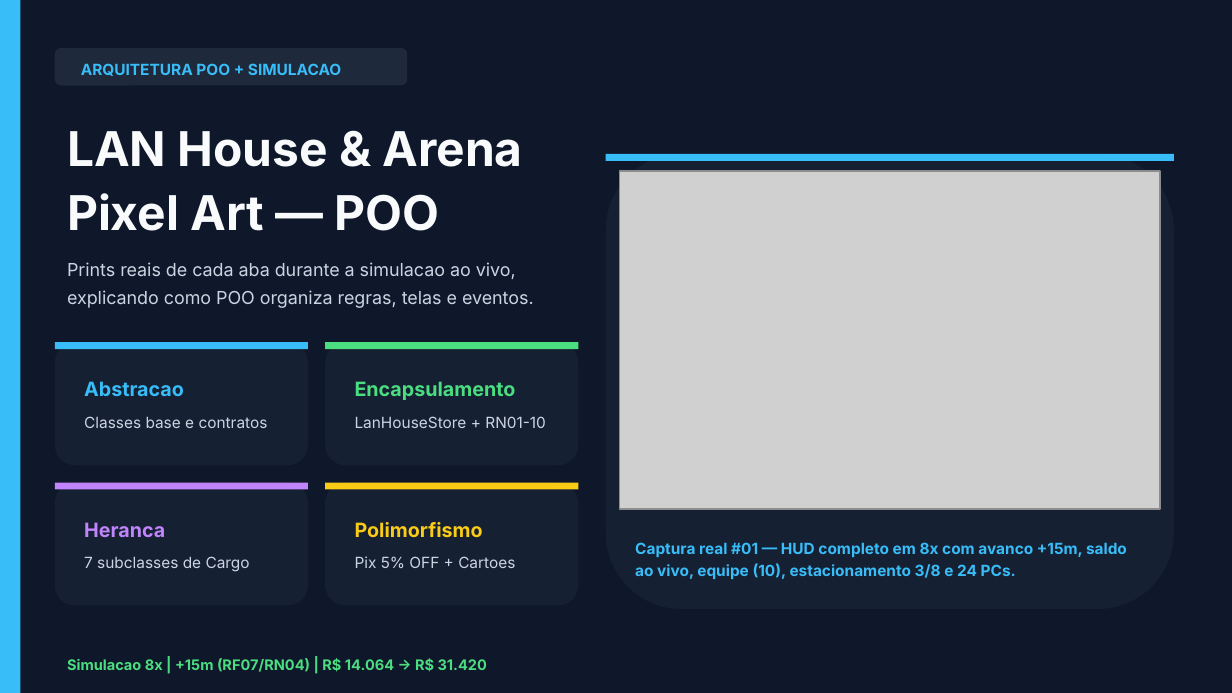
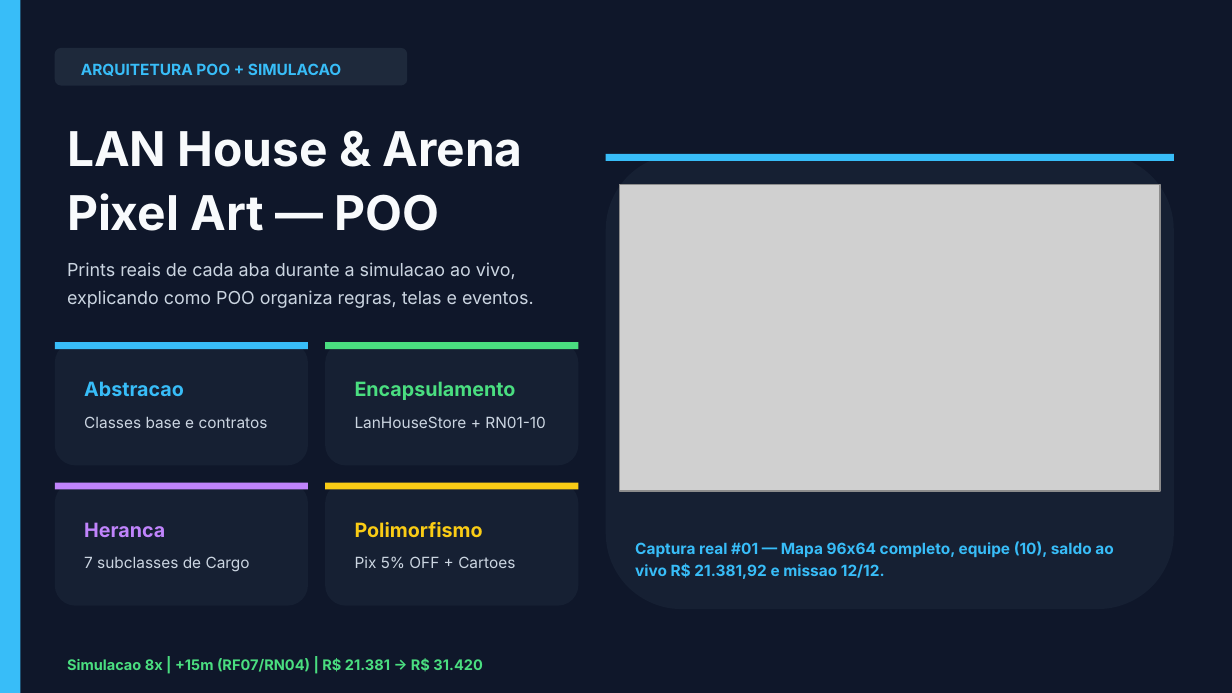
Before and after one commit to DanirlG7/lan-hbouse-, a slide deck: slide 1 of docs/LanHouse_POO_Apresentacao.pptx. Drawn at 1232x693 pixels with LibreOffice and Linux fonts; fonts in the diff are those of the drawing; grey boxes stand for pictures. Boxes give left, top, right and bottom in pixels: in the first picture for what was removed or moved away, otherwise in the second. Text is boxed around its words. In the diff, an @@ line names an element or a change of style, - is before the commit and + after.

```diff
--- a/docs/LanHouse_POO_Apresentacao.pptx
+++ b/docs/LanHouse_POO_Apresentacao.pptx
@@ picture: place and size @@
-picture at (620,171,1161,509)
+picture at (620,185,1161,492)
@@ text at (635,541,1113,579): text changed @@
-Captura real #01 — HUD completo em 8x com avanco +15m, saldo ao vivo, equipe (10), estacionamento 3/8 e 24 PCs.
+Captura real #01 — Mapa 96x64 completo, equipe (10), saldo ao vivo R$ 21.381,92 e missao 12/12.
@@ text at (67,658,482,672): text changed @@
-Simulacao 8x | +15m (RF07/RN04) | R$ 14.064 -> R$ 31.420
+Simulacao 8x | +15m (RF07/RN04) | R$ 21.381 -> R$ 31.420
```
Also in this commit, not shown: 6 other slides changed, 28 other files.
